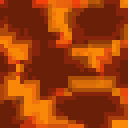
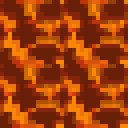
Layered file, before and after one edit (w=128, h=128). Changes by layer:
hid "Layer 15", moved it above "Layer 42" over [0, 0, 128, 128]
added layer "Layer 42" above "Layer 41" over [64, 64, 128, 128]
added layer "Layer 41" above "Layer 40" over [64, 0, 128, 64]
added layer "Layer 40" above "Layer 39" over [0, 0, 64, 64]
painted on "Layer 39" over [0, 0, 128, 128]
